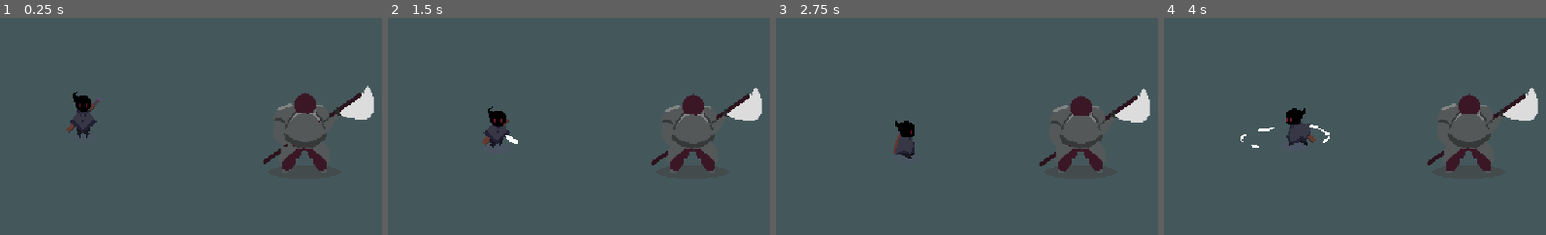
Above: before the commit, frames 1-4 (left to right).
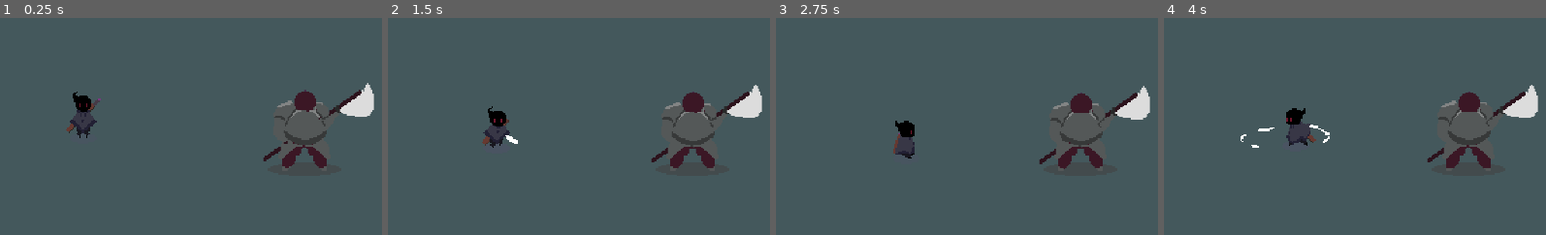
Above: after the commit, the same moments.

Repository: OpaaL1/shadow_gate_rpg
Game: Godot game, scene res://Scene/world.tscn
The game is run twice, just before and just after one commit, with the same random seed, the same clock (stepped at 60 frames per second) and the same inputs. This scene is started directly instead of the project's main scene.
Inputs (mouse positions are % of the whole screen's width and height, from its top left):
- Up to frame 1 (0.25 s): no input
- Up to frame 2 (1.5 s): move the mouse to (72, 45) at 0.52 s; hold D (ui_right) 0.53-1.28 s; click (72, 45) at 0.6 s; move the mouse to (29, 55) at 1.27 s; hold S (ui_down) from 1.28 s (still down); click (29, 55) at 1.35 s
- Up to frame 3 (2.75 s): move the mouse to (59, 28) at 2.02 s; release S (ui_down) at 2.03 s; hold D (ui_right) from 2.03 s (still down); click (59, 28) at 2.1 s
- Up to frame 4 (4 s): move the mouse to (44, 70) at 2.77 s; release D (ui_right) at 2.78 s; hold W (ui_up) 2.78-3.53 s; click (44, 70) at 2.85 s; move the mouse to (80, 65) at 3.52 s; hold A (ui_left) from 3.53 s (still down); click (80, 65) at 3.6 s
The pictures show only the part of the screen within x 39-89%, y 23-73%; the shares and areas given below are measured in that part.

The runs differ from the first frame. In frame 1, 1.5% of the frame differs, in the area x 69-98%, y 29-71%; in frame 2, 1.5%, in the area x 69-98%, y 30-71%; in frame 3, 1.5%; in frame 4, 1.5%.

Commit message:
Menambah sistem darah

Diff:
--- a/Scene/big_k.tscn
+++ b/Scene/big_k.tscn
@@ -331,23 +331,33 @@
 "speed": 7.0
 }]
 
+[sub_resource type="CircleShape2D" id="CircleShape2D_c88qe"]
+radius = 17.029387
+
 [sub_resource type="CircleShape2D" id="CircleShape2D_sthbc"]
 radius = 99.08077
 
 [sub_resource type="CapsuleShape2D" id="CapsuleShape2D_tuaxy"]
 radius = 15.0
-
-[sub_resource type="CircleShape2D" id="CircleShape2D_c88qe"]
-radius = 17.029387
 
 [node name="BigK" type="CharacterBody2D"]
 position = Vector2(-1, 0)
 script = ExtResource("1_c88qe")
 
-[node name="AnimatedSprite2D" type="AnimatedSprite2D" parent="."]
-position = Vector2(-7, -30)
+[node name="pivot" type="Node2D" parent="."]
+
+[node name="AnimatedSprite2D" type="AnimatedSprite2D" parent="pivot"]
+position = Vector2(-7, -32)
 sprite_frames = SubResource("SpriteFrames_1xukw")
-animation = &"idle_side"
+animation = &"walk_side"
+
+[node name="hurtbox" type="Area2D" parent="pivot"]
+collision_layer = 2
+collision_mask = 0
+
+[node name="CollisionShape2D" type="CollisionShape2D" parent="pivot/hurtbox"]
+position = Vector2(1, -17)
+shape = SubResource("CircleShape2D_c88qe")
 
 [node name="detection_area" type="Area2D" parent="."]
 position = Vector2(116, 98)
@@ -360,14 +370,6 @@
 [node name="fisik" type="CollisionShape2D" parent="."]
 position = Vector2(1, -16)
 shape = SubResource("CapsuleShape2D_tuaxy")
-
-[node name="hurtbox" type="Area2D" parent="."]
-collision_layer = 2
-collision_mask = 0
-
-[node name="CollisionShape2D" type="CollisionShape2D" parent="hurtbox"]
-position = Vector2(1, -17)
-shape = SubResource("CircleShape2D_c88qe")
 
 [node name="CanvasLayer" type="CanvasLayer" parent="."]
 
--- a/Scene/player.tscn
+++ b/Scene/player.tscn
@@ -493,6 +493,186 @@
 "transitions": PackedFloat32Array(1),
 "update": 1,
 "values": [false]
+}
+
+[sub_resource type="Animation" id="Animation_ivevv"]
+resource_name = "down_attack"
+length = 0.6
+tracks/0/type = "value"
+tracks/0/imported = false
+tracks/0/enabled = true
+tracks/0/path = NodePath("AnimatedSprite2D:animation")
+tracks/0/interp = 1
+tracks/0/loop_wrap = true
+tracks/0/keys = {
+"times": PackedFloat32Array(0),
+"transitions": PackedFloat32Array(1),
+"update": 1,
+"values": [&"down_attack"]
+}
+tracks/1/type = "value"
+tracks/1/imported = false
+tracks/1/enabled = true
+tracks/1/path = NodePath("AnimatedSprite2D:frame")
+tracks/1/interp = 1
+tracks/1/loop_wrap = true
+tracks/1/keys = {
+"times": PackedFloat32Array(0, 0.1, 0.2, 0.3, 0.4, 0.5),
+"transitions": PackedFloat32Array(1, 1, 1, 1, 1, 1),
+"update": 1,
+"values": [0, 1, 2, 3, 4, 5]
+}
+tracks/2/type = "value"
+tracks/2/imported = false
+tracks/2/enabled = true
+tracks/2/path = NodePath("AnimatedSprite2D/SwordHit/CollisionShape2D:disabled")
+tracks/2/interp = 1
+tracks/2/loop_wrap = true
+tracks/2/keys = {
+"times": PackedFloat32Array(0, 0.20574266, 0.39359465),
+"transitions": PackedFloat32Array(1, 1, 1),
+"update": 1,
+"values": [true, false, true]
+}
+tracks/3/type = "value"
+tracks/3/imported = false
+tracks/3/enabled = true
+tracks/3/path = NodePath("AnimatedSprite2D/SwordHit/CollisionShape2D:position")
+tracks/3/interp = 1
+tracks/3/loop_wrap = true
+tracks/3/keys = {
+"times": PackedFloat32Array(0),
+"transitions": PackedFloat32Array(1),
+"update": 0,
+"values": [Vector2(2, 15)]
+}
+
+[sub_resource type="Animation" id="Animation_r6jsd"]
+resource_name = "side_attack"
+length = 0.55
+tracks/0/type = "value"
+tracks/0/imported = false
+tracks/0/enabled = true
+tracks/0/path = NodePath("AnimatedSprite2D:animation")
+tracks/0/interp = 1
+tracks/0/loop_wrap = true
+tracks/0/keys = {
+"times": PackedFloat32Array(0),
+"transitions": PackedFloat32Array(1),
+"update": 1,
+"values": [&"side_attack"]
+}
+tracks/1/type = "value"
+tracks/1/imported = false
+tracks/1/enabled = true
+tracks/1/path = NodePath("AnimatedSprite2D:frame")
+tracks/1/interp = 1
+tracks/1/loop_wrap = true
+tracks/1/keys = {
+"times": PackedFloat32Array(0, 0.1, 0.2, 0.3, 0.4, 0.5),
+"transitions": PackedFloat32Array(1, 1, 1, 1, 1, 1),
+"update": 1,
+"values": [0, 1, 2, 3, 4, 5]
+}
+tracks/2/type = "value"
+tracks/2/imported = false
+tracks/2/enabled = true
+tracks/2/path = NodePath("AnimatedSprite2D/SwordHit/CollisionShape2D:position")
+tracks/2/interp = 1
+tracks/2/loop_wrap = true
+tracks/2/keys = {
+"times": PackedFloat32Array(0),
+"transitions": PackedFloat32Array(1),
+"update": 0,
+"values": [Vector2(20, -1)]
+}
+tracks/3/type = "value"
+tracks/3/imported = false
+tracks/3/enabled = true
+tracks/3/path = NodePath("AnimatedSprite2D/SwordHit/CollisionShape2D:disabled")
+tracks/3/interp = 1
+tracks/3/loop_wrap = true
+tracks/3/keys = {
+"times": PackedFloat32Array(0, 0.20325449, 0.29926413),
+"transitions": PackedFloat32Array(1, 1, 1),
+"update": 1,
+"values": [true, false, true]
+}
+tracks/4/type = "value"
+tracks/4/imported = false
+tracks/4/enabled = true
+tracks/4/path = NodePath("AnimatedSprite2D:flip_h")
+tracks/4/interp = 1
+tracks/4/loop_wrap = true
+tracks/4/keys = {
+"times": PackedFloat32Array(0),
+"transitions": PackedFloat32Array(1),
+"update": 1,
+"values": [false]
+}
+
+[sub_resource type="Animation" id="Animation_p6qlh"]
+resource_name = "side_attack_left"
+length = 0.6
+tracks/0/type = "value"
+tracks/0/imported = false
+tracks/0/enabled = true
+tracks/0/path = NodePath("AnimatedSprite2D:animation")
+tracks/0/interp = 1
+tracks/0/loop_wrap = true
+tracks/0/keys = {
+"times": PackedFloat32Array(0),
+"transitions": PackedFloat32Array(1),
+"update": 1,
+"values": [&"side_attack"]
+}
+tracks/1/type = "value"
+tracks/1/imported = false
+tracks/1/enabled = true
+tracks/1/path = NodePath("AnimatedSprite2D:frame")
+tracks/1/interp = 1
+tracks/1/loop_wrap = true
+tracks/1/keys = {
+"times": PackedFloat32Array(0, 0.1, 0.2, 0.3, 0.4, 0.5),
+"transitions": PackedFloat32Array(1, 1, 1, 1, 1, 1),
+"update": 1,
+"values": [0, 1, 2, 3, 4, 5]
+}
+tracks/2/type = "value"
+tracks/2/imported = false
+tracks/2/enabled = true
+tracks/2/path = NodePath("AnimatedSprite2D:flip_h")
+tracks/2/interp = 1
+tracks/2/loop_wrap = true
+tracks/2/keys = {
+"times": PackedFloat32Array(0),
+"transitions": PackedFloat32Array(1),
+"update": 1,
+"values": [true]
+}
+tracks/3/type = "value"
+tracks/3/imported = false
+tracks/3/enabled = true
+tracks/3/path = NodePath("AnimatedSprite2D/SwordHit/CollisionShape2D:disabled")
+tracks/3/interp = 1
+tracks/3/loop_wrap = true
+tracks/3/keys = {
+"times": PackedFloat32Array(0, 0.2, 0.3),
+"transitions": PackedFloat32Array(1, 1, 1),
+"update": 1,
+"values": [true, false, true]
+}
+tracks/4/type = "value"
+tracks/4/imported = false
+tracks/4/enabled = true
+tracks/4/path = NodePath("AnimatedSprite2D/SwordHit/CollisionShape2D:position")
+tracks/4/interp = 1
+tracks/4/loop_wrap = true
+tracks/4/keys = {
+"times": PackedFloat32Array(0),
+"transitions": PackedFloat32Array(1),
+"update": 0,
+"values": [Vector2(-20, -1)]
 }
 
 [sub_resource type="Animation" id="Animation_xa75v"]
@@ -547,186 +727,6 @@
 "values": [Vector2(-2, -18)]
 }
 
-[sub_resource type="Animation" id="Animation_ivevv"]
-resource_name = "down_attack"
-length = 0.6
-tracks/0/type = "value"
-tracks/0/imported = false
-tracks/0/enabled = true
-tracks/0/path = NodePath("AnimatedSprite2D:animation")
-tracks/0/interp = 1
-tracks/0/loop_wrap = true
-tracks/0/keys = {
-"times": PackedFloat32Array(0),
-"transitions": PackedFloat32Array(1),
-"update": 1,
-"values": [&"down_attack"]
-}
-tracks/1/type = "value"
-tracks/1/imported = false
-tracks/1/enabled = true
-tracks/1/path = NodePath("AnimatedSprite2D:frame")
-tracks/1/interp = 1
-tracks/1/loop_wrap = true
-tracks/1/keys = {
-"times": PackedFloat32Array(0, 0.1, 0.2, 0.3, 0.4, 0.5),
-"transitions": PackedFloat32Array(1, 1, 1, 1, 1, 1),
-"update": 1,
-"values": [0, 1, 2, 3, 4, 5]
-}
-tracks/2/type = "value"
-tracks/2/imported = false
-tracks/2/enabled = true
-tracks/2/path = NodePath("AnimatedSprite2D/SwordHit/CollisionShape2D:disabled")
-tracks/2/interp = 1
-tracks/2/loop_wrap = true
-tracks/2/keys = {
-"times": PackedFloat32Array(0, 0.20574266, 0.39359465),
-"transitions": PackedFloat32Array(1, 1, 1),
-"update": 1,
-"values": [true, false, true]
-}
-tracks/3/type = "value"
-tracks/3/imported = false
-tracks/3/enabled = true
-tracks/3/path = NodePath("AnimatedSprite2D/SwordHit/CollisionShape2D:position")
-tracks/3/interp = 1
-tracks/3/loop_wrap = true
-tracks/3/keys = {
-"times": PackedFloat32Array(0),
-"transitions": PackedFloat32Array(1),
-"update": 0,
-"values": [Vector2(2, 15)]
-}
-
-[sub_resource type="Animation" id="Animation_r6jsd"]
-resource_name = "side_attack"
-length = 0.55
-tracks/0/type = "value"
-tracks/0/imported = false
-tracks/0/enabled = true
-tracks/0/path = NodePath("AnimatedSprite2D:animation")
-tracks/0/interp = 1
-tracks/0/loop_wrap = true
-tracks/0/keys = {
-"times": PackedFloat32Array(0),
-"transitions": PackedFloat32Array(1),
-"update": 1,
-"values": [&"side_attack"]
-}
-tracks/1/type = "value"
-tracks/1/imported = false
-tracks/1/enabled = true
-tracks/1/path = NodePath("AnimatedSprite2D:frame")
-tracks/1/interp = 1
-tracks/1/loop_wrap = true
-tracks/1/keys = {
-"times": PackedFloat32Array(0, 0.1, 0.2, 0.3, 0.4, 0.5),
-"transitions": PackedFloat32Array(1, 1, 1, 1, 1, 1),
-"update": 1,
-"values": [0, 1, 2, 3, 4, 5]
-}
-tracks/2/type = "value"
-tracks/2/imported = false
-tracks/2/enabled = true
-tracks/2/path = NodePath("AnimatedSprite2D/SwordHit/CollisionShape2D:position")
-tracks/2/interp = 1
-tracks/2/loop_wrap = true
-tracks/2/keys = {
-"times": PackedFloat32Array(0),
-"transitions": PackedFloat32Array(1),
-"update": 0,
-"values": [Vector2(20, -1)]
-}
-tracks/3/type = "value"
-tracks/3/imported = false
-tracks/3/enabled = true
-tracks/3/path = NodePath("AnimatedSprite2D/SwordHit/CollisionShape2D:disabled")
-tracks/3/interp = 1
-tracks/3/loop_wrap = true
-tracks/3/keys = {
-"times": PackedFloat32Array(0, 0.20325449, 0.29926413),
-"transitions": PackedFloat32Array(1, 1, 1),
-"update": 1,
-"values": [true, false, true]
-}
-tracks/4/type = "value"
-tracks/4/imported = false
-tracks/4/enabled = true
-tracks/4/path = NodePath("AnimatedSprite2D:flip_h")
-tracks/4/interp = 1
-tracks/4/loop_wrap = true
-tracks/4/keys = {
-"times": PackedFloat32Array(0),
-"transitions": PackedFloat32Array(1),
-"update": 1,
-"values": [false]
-}
-
-[sub_resource type="Animation" id="Animation_p6qlh"]
-resource_name = "side_attack_left"
-length = 0.6
-tracks/0/type = "value"
-tracks/0/imported = false
-tracks/0/enabled = true
-tracks/0/path = NodePath("AnimatedSprite2D:animation")
-tracks/0/interp = 1
-tracks/0/loop_wrap = true
-tracks/0/keys = {
-"times": PackedFloat32Array(0),
-"transitions": PackedFloat32Array(1),
-"update": 1,
-"values": [&"side_attack"]
-}
-tracks/1/type = "value"
-tracks/1/imported = false
-tracks/1/enabled = true
-tracks/1/path = NodePath("AnimatedSprite2D:frame")
-tracks/1/interp = 1
-tracks/1/loop_wrap = true
-tracks/1/keys = {
-"times": PackedFloat32Array(0, 0.1, 0.2, 0.3, 0.4, 0.5),
-"transitions": PackedFloat32Array(1, 1, 1, 1, 1, 1),
-"update": 1,
-"values": [0, 1, 2, 3, 4, 5]
-}
-tracks/2/type = "value"
-tracks/2/imported = false
-tracks/2/enabled = true
-tracks/2/path = NodePath("AnimatedSprite2D:flip_h")
-tracks/2/interp = 1
-tracks/2/loop_wrap = true
-tracks/2/keys = {
-"times": PackedFloat32Array(0),
-"transitions": PackedFloat32Array(1),
-"update": 1,
-"values": [true]
-}
-tracks/3/type = "value"
-tracks/3/imported = false
-tracks/3/enabled = true
-tracks/3/path = NodePath("AnimatedSprite2D/SwordHit/CollisionShape2D:disabled")
-tracks/3/interp = 1
-tracks/3/loop_wrap = true
-tracks/3/keys = {
-"times": PackedFloat32Array(0, 0.2, 0.3),
-"transitions": PackedFloat32Array(1, 1, 1),
-"update": 1,
-"values": [true, false, true]
-}
-tracks/4/type = "value"
-tracks/4/imported = false
-tracks/4/enabled = true
-tracks/4/path = NodePath("AnimatedSprite2D/SwordHit/CollisionShape2D:position")
-tracks/4/interp = 1
-tracks/4/loop_wrap = true
-tracks/4/keys = {
-"times": PackedFloat32Array(0),
-"transitions": PackedFloat32Array(1),
-"update": 0,
-"values": [Vector2(-20, -1)]
-}
-
 [sub_resource type="AnimationLibrary" id="AnimationLibrary_58ae2"]
 _data = {
 &"RESET": SubResource("Animation_58ae2"),
--- a/Script/big_k.gd
+++ b/Script/big_k.gd
@@ -4,7 +4,7 @@
 var player = null
 var stopping_distance = 30
 
-@onready var animated_sprite_2d: AnimatedSprite2D = $AnimatedSprite2D
+@onready var animated_sprite_2d: AnimatedSprite2D = $pivot/AnimatedSprite2D
 @onready var healthbar = $CanvasLayer/Healtbar
 #var hitbox
 var health = 150
@@ -28,28 +28,36 @@
             update_idle_animation(arah)
     else:
         velocity = Vector2.ZERO # Pastikan berhenti saat tidak mengejar
-        $AnimatedSprite2D.play("idle_front")
+        animated_sprite_2d.play("idle_front")
 
 
 func update_animation(dir: Vector2):
-    if abs(dir.x) > abs(dir.y): # ceh arah lebih ke horizontal atau vertikal
-        $AnimatedSprite2D.play("walk_side")
-        $AnimatedSprite2D.flip_h = dir.x > 0
+    if abs(dir.x) > abs(dir.y):
+        animated_sprite_2d.play("walk_side")
+        if dir.x > 0:
+            $pivot.scale.x = -1
+        else:
+            $pivot.scale.x = 1
     else:
+        $pivot.scale.x = 1
         if dir.y > 0:
-            $AnimatedSprite2D.play("walk_front")
+            animated_sprite_2d.play("walk_front")
         else:
-            $AnimatedSprite2D.play("walk_back")
+            animated_sprite_2d.play("walk_back")
 
 func update_idle_animation(dir: Vector2):
-    if abs(dir.x) > abs(dir.y): # ceh arah lebih ke horizontal atau vertikal
-        $AnimatedSprite2D.play("idle_side")
-        $AnimatedSprite2D.flip_h = dir.x > 0
+    if abs(dir.x) > abs(dir.y):
+        animated_sprite_2d.play("idle_side")
+        if dir.x > 0:
+            $pivot.scale.x = -1
+        else:
+            $pivot.scale.x = 1
     else:
+        $pivot.scale.x = 1
         if dir.y > 0:
-            $AnimatedSprite2D.play("idle_front")
+            animated_sprite_2d.play("idle_front")
         else:
-            $AnimatedSprite2D.play("idle_back")
+            animated_sprite_2d.play("idle_back")
 
 
 func _on_area_2d_body_entered(body: Node2D) -> void:
--- a/Script/player.gd
+++ b/Script/player.gd
@@ -122,7 +122,7 @@
 #function sword
 func _on_sword_hit_area_entered(area: Area2D) -> void:
     var victim = area
-    victim = area.get_parent()
+    victim = area.owner
     print("Pedang menyentuh sesuatu: ", area.name)
 
     if victim.has_method("take_damage"):
